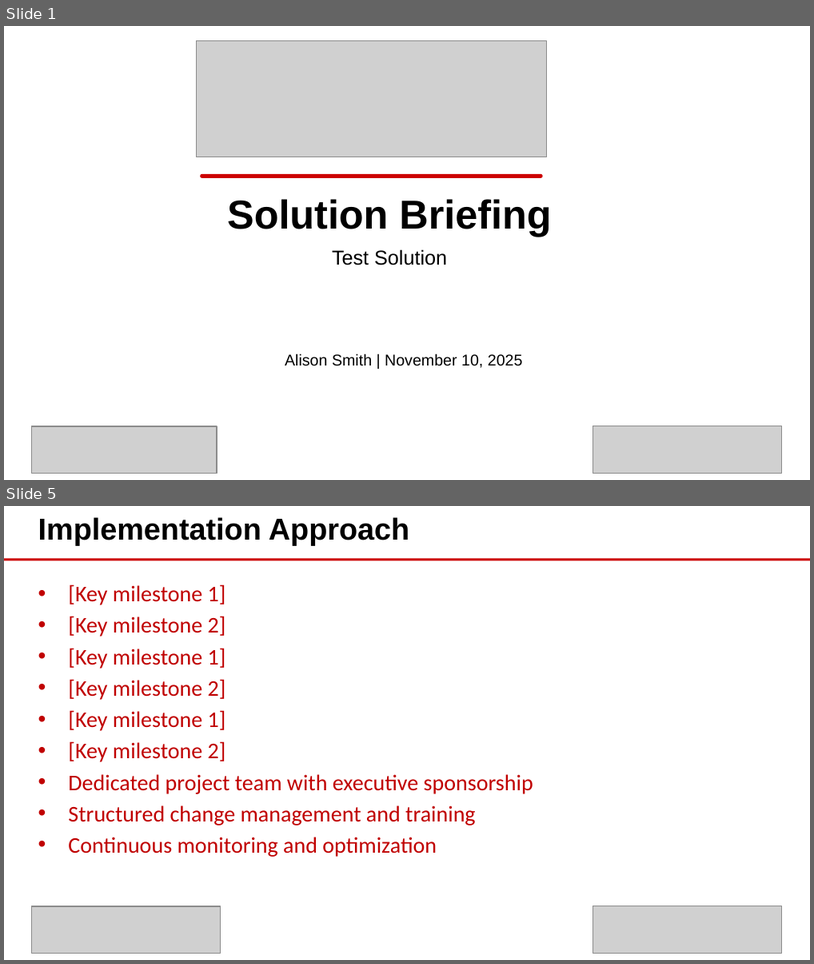
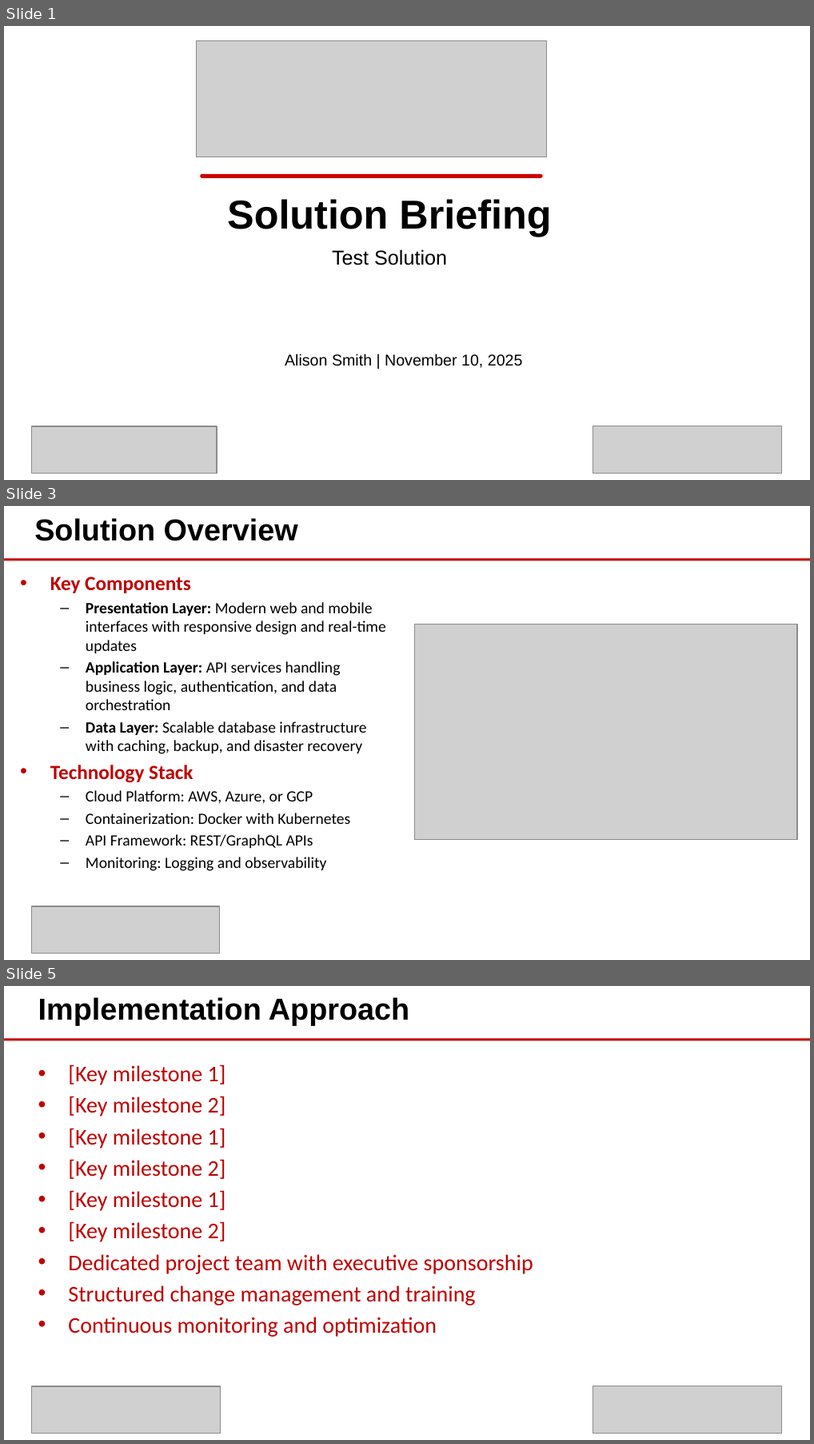
Before and after one commit to eoframework/solutions, a slide deck: solution-template/sample-provider/sample-category/sample-solution/presales/solution-briefing.pptx. Shown one above the other, each under a label of ours: slides 1 and 5 before the commit, slides 1, 3 and 5 after it; the slides between them are not shown. The pictures are 814x964 and 814x1444 pixels, drawn with LibreOffice and Linux fonts; fonts in the diff are those of the drawing; grey boxes stand for pictures; background and template pictures are left out. Boxes give left, top, right and bottom in pixels: in the first picture for what was removed or moved away, otherwise in the second. Text is boxed around its words. In the diff, an @@ line names an element or a change of style, - is before the commit and + after.

Commit message:
Add architecture diagram support and bold text formatting for presentations
Major Enhancements:
- Markdown image syntax support: ![alt](path) now automatically inserts images
- Bold text formatting: **text** syntax for inline bold formatting in slides
- Architecture diagram: Professional monotone 3-tier cloud architecture
- Hierarchical bullets: Solution Overview now matches Business Opportunity structure
- Content optimization: Reduced text by ~30% to prevent slide bleeding

Technical Changes:

1. Image Insertion System (solution-doc-builder.py):
   - Parse markdown image syntax: ![alt](path)
   - Calculate aspect ratio to prevent cropping
   - Use slide.shapes.add_picture() with centered positioning
   - Remove duplicate images from content area before insertion

2. Bold Text Formatting (solution-doc-builder.py):
   - New _apply_bold_formatting() method to parse **text** markers
   - Split text by ** and create runs with alternating bold formatting
   - Preserve markers during parsing for later formatting application
   - Works inline: **Label:** text or fully bold **Text**

3. Architecture Diagram (assets/images/architecture-diagram.png):
   - Created professional monotone 3-tier architecture (Presentation → Application → Data)
   - Used PIL/Pillow for programmatic diagram generation
   - Fixed text overlapping with proper y-positioning
   - 1920x1080 resolution for crisp rendering

4. Content Updates (presales/raw/solution-briefing.md):
   - Converted Solution Overview to hierarchical bullet structure
   - Reduced descriptions by ~30% (110+ chars → 88-97 chars)
   - Added architecture diagram reference
   - Applied bold formatting to key labels

5. Template Updates (powerpoint/EOFramework-Template-01.pptx):
   - Added hierarchical indentation to EO Visual Content layout
   - Reduced font size for better content fitting
   - Updated placeholder structure (content now idx=16)

Bug Fixes:
- Fixed image parsing blocked by bullet parsing (moved to separate check)
- Fixed text overlapping in diagram (separated text to multiple lines)
- Fixed image cropping (aspect ratio preservation)
- Fixed duplicate images (remove existing before adding new)
- Fixed wrong placeholder index (updated idx=11 to idx=16)

```diff
--- a/solution-template/sample-provider/sample-category/sample-solution/presales/solution-briefing.pptx
+++ b/solution-template/sample-provider/sample-category/sample-solution/presales/solution-briefing.pptx
@@ slide 3 added at (4, 506, 810, 960), background #FFFFFF; not listed: 1 template element that a slide beside it also shows @@
@@ text added at (34, 518, 298, 541), 27 pt, text #000000, bold @@
+Solution Overview
@@ text added at (50, 576, 386, 871), 14 pt, text #000000 @@
+• Key Components
+  – Presentation Layer: Modern web and mobile interfaces with responsive design and real-time updates
+  – Application Layer: API services handling business logic, authentication, and data orchestration
+  – Data Layer: Scalable database infrastructure with caching, backup, and disaster recovery
+• Technology Stack
+  – Cloud Platform: AWS, Azure, or GCP
+  – Containerization: Docker with Kubernetes
+  – API Framework: REST/GraphQL APIs
+  – Monitoring: Logging and observability
@@ picture added at (415, 624, 798, 839) @@
@@ picture added at (31, 906, 219, 952) @@
```
Also in this commit, not shown: 4 slides changed, 1 slide removed, 4 other files.
